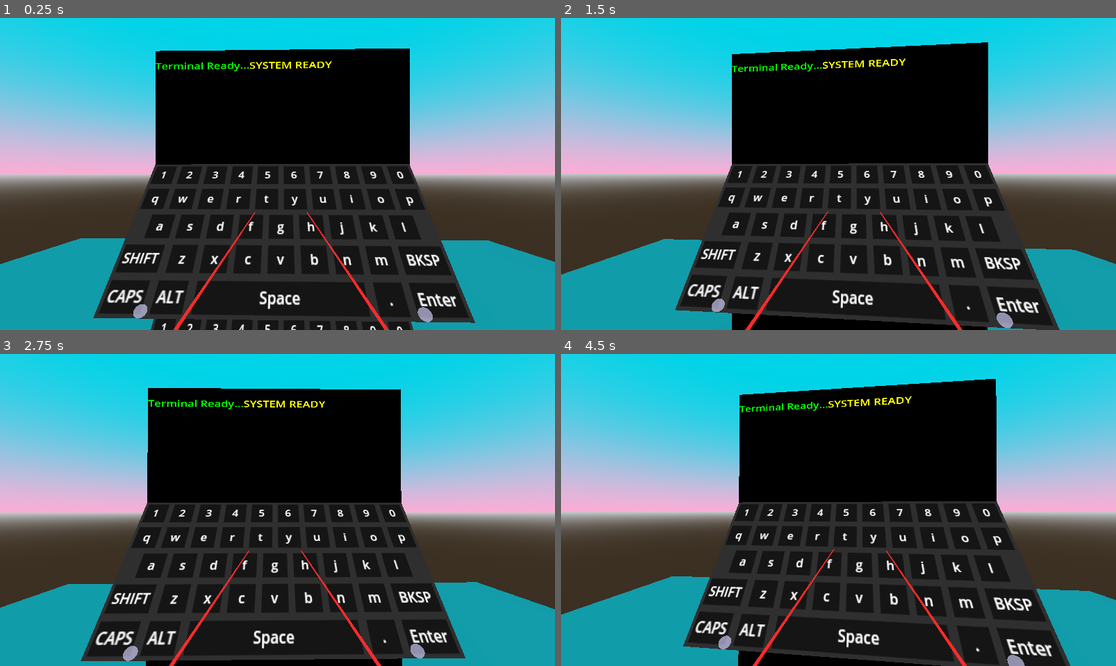
Above: before the commit, frames 1-4 (two rows, left to right).
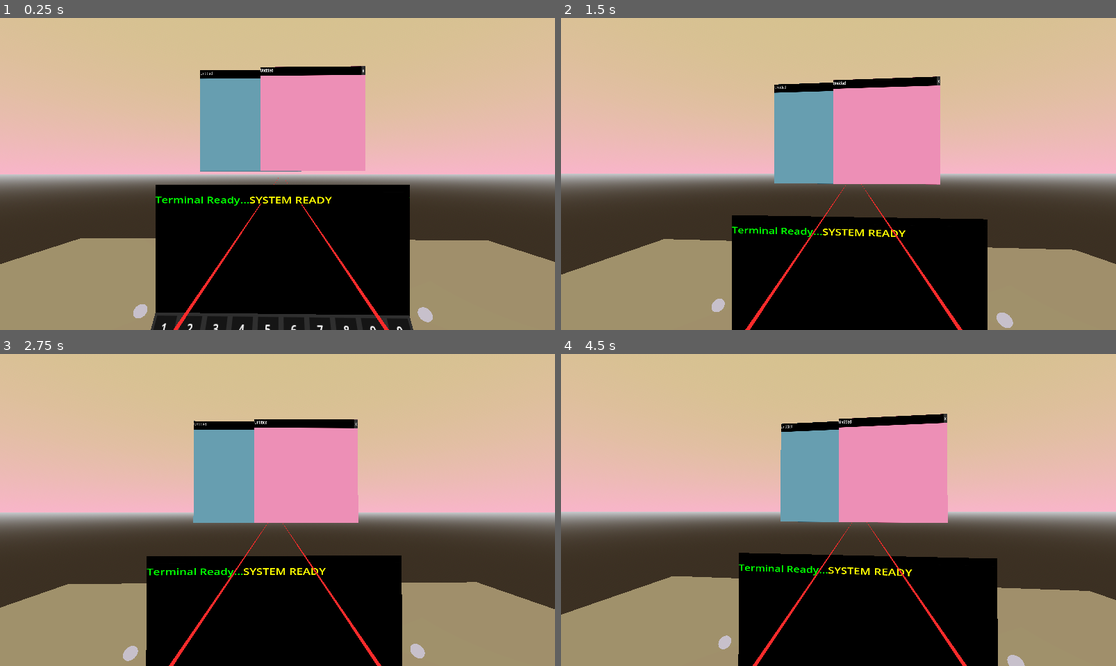
Above: after the commit, the same moments.

Repository: uwrealitylabs/standalone-launcher
Game: Godot game, scene res://project/main/root.tscn
The game is run twice, just before and just after one commit, with the same random seed, the same clock (stepped at 60 frames per second) and the same inputs.
Inputs (mouse positions are in pixels of both pictures, inside the frame that each line leads up to):
- Up to frame 1 (0.25 s): no input
- Up to frame 2 (1.5 s): tap Enter (ui_accept) at 0.5, 0.77, 1.07, 1.25 s; move the mouse to (866, 174) at 0.52 s; hold Up (ui_up) from 0.53 s (still down); tap 1 at 0.6 s; click (866, 174) at 0.67 s; move the mouse to (810, 174) at 1.27 s; tap 2 at 1.35 s
- Up to frame 3 (2.75 s): keep holding Up (ui_up); tap Enter (ui_accept) at 1.52, 1.82, 2 s; move the mouse to (288, 503) at 2.02 s; tap 3 at 2.1 s
- Up to frame 4 (4.5 s): keep holding Up (ui_up); tap Enter (ui_accept) at 2.75, 3.02, 3.32, 3.5, 3.77, 4.07, 4.25 s; move the mouse to (832, 516) at 2.77 s; tap 4 at 2.85 s; click (832, 516) at 2.92 s; move the mouse to (877, 513) at 3.52 s; tap 5 at 3.6 s; move the mouse to (794, 506) at 4.27 s; tap 6 at 4.35 s

The runs differ from the first frame. In frame 1, 72% of the frame differs, in the area x 0-100%, y 0-100%; in frame 2, 72%; in frame 3, 73%; in frame 4, 73%.

Commit message:
raycast pointer interaction + async function for terminal commands + window z-ordering on mock windows

Diff:
--- a/project/main/root.tscn
+++ b/project/main/root.tscn
@@ -7,10 +7,12 @@
 [ext_resource type="PackedScene" uid="uid://pjen65ktutsy" path="res://project/shell/command_line.tscn" id="3_ticcp"]
 [ext_resource type="PackedScene" uid="uid://c2vufctclqcr3" path="res://project/main/environment.tscn" id="4_5l8kh"]
 [ext_resource type="PackedScene" uid="uid://cqhw276realc" path="res://addons/godot-xr-tools/functions/function_pointer.tscn" id="4_41lny"]
+[ext_resource type="Script" uid="uid://cnfbvbavwf6q2" path="res://project/windowing/window_manager.gd" id="8_6miyk"]
+[ext_resource type="PackedScene" uid="uid://eposco7r4gm8" path="res://project/windowing/window.tscn" id="9_07eh6"]
 
 [sub_resource type="ProceduralSkyMaterial" id="ProceduralSkyMaterial_l8v81"]
-sky_top_color = Color(3.272891e-06, 0.71454203, 0.82493913, 1)
-sky_horizon_color = Color(0.9679766, 0.5361268, 0.72009045, 1)
+sky_top_color = Color(0.7164733, 0.6269366, 0.43380052, 1)
+sky_horizon_color = Color(0.94093066, 0.5708659, 0.65777236, 1)
 ground_horizon_color = Color(0.66224277, 0.6717428, 0.6867428, 1)
 
 [sub_resource type="Sky" id="Sky_vyht1"]
@@ -128,9 +130,6 @@
 [node name="PlayerBody" parent="XROrigin3D" index="3"]
 collision_layer = 524289
 
-[node name="commandLine" parent="XROrigin3D" instance=ExtResource("3_ticcp")]
-transform = Transform3D(1, 0, 0, 0, 1, 0, 0, 0, 1, 0, 0, -0.6)
-
 [node name="StartXR" parent="." instance=ExtResource("3_l66go")]
 
 [node name="Environment" parent="." instance=ExtResource("4_5l8kh")]
@@ -139,6 +138,10 @@
 [node name="commandLine" parent="." instance=ExtResource("3_ticcp")]
 transform = Transform3D(1, 0, 0, 0, 1, 0, 0, 0, 1, 0, 0.2872815, -0.6)
 
+[node name="WindowManager" type="Node3D" parent="."]
+script = ExtResource("8_6miyk")
+window_scene = ExtResource("9_07eh6")
+
 [editable path="XROrigin3D"]
 [editable path="XROrigin3D/XRController3D_left/LeftHand"]
 [editable path="XROrigin3D/XRController3D_left/LeftHand/Hand_Nails_low_L"]
--- /dev/null
+++ b/project/shell/async_command.gd
@@ -0,0 +1,56 @@
+class_name AsyncCommand
+extends RefCounted
+
+## Runs a shell command without freezing the scene.
+## Returns a Dictionary with "output" (String) and "exit_code" (int).
+
+static func run(working_dir: String, command: String) -> Dictionary:
+	# build a temp batch file that runs the command and saves output
+	var timestamp = str(Time.get_ticks_msec())
+	var batch_path = OS.get_user_data_dir() + "/cmd_" + timestamp + ".bat"
+	var output_path = OS.get_user_data_dir() + "/out_" + timestamp + ".txt"
+	var exit_path = OS.get_user_data_dir() + "/exit_" + timestamp + ".txt"
+
+	# write the batch file
+	var batch_content = "@echo off\n"
+	batch_content += "cd /d \"" + working_dir + "\"\n"
+	batch_content += command + " > \"" + output_path + "\" 2>&1\n"
+	batch_content += "echo %ERRORLEVEL% > \"" + exit_path + "\"\n"
+
+	var batch_file = FileAccess.open(batch_path, FileAccess.WRITE)
+	batch_file.store_string(batch_content)
+	batch_file.close()
+
+	# run the batch file without blocking
+	OS.create_process("cmd.exe", ["/c", batch_path])
+
+	# wait for the exit code file to appear (means command is done)
+	while not FileAccess.file_exists(exit_path):
+		await Engine.get_main_loop().process_frame
+
+	# small extra wait to make sure file writing is complete
+	for i in 3:
+		await Engine.get_main_loop().process_frame
+
+	# read the output
+	var output = ""
+	if FileAccess.file_exists(output_path):
+		var out_file = FileAccess.open(output_path, FileAccess.READ)
+		output = out_file.get_as_text()
+		out_file.close()
+
+	# read the exit code
+	var exit_code = -1
+	if FileAccess.file_exists(exit_path):
+		var exit_file = FileAccess.open(exit_path, FileAccess.READ)
+		var exit_text = exit_file.get_as_text().strip_edges()
+		exit_file.close()
+		if exit_text.is_valid_int():
+			exit_code = int(exit_text)
+
+	# clean up temp files
+	DirAccess.remove_absolute(batch_path)
+	DirAccess.remove_absolute(output_path)
+	DirAccess.remove_absolute(exit_path)
+
+	return { "output": output, "exit_code": exit_code }
--- a/project/shell/terminal_ui.gd
+++ b/project/shell/terminal_ui.gd
@@ -1,18 +1,25 @@
 class_name TerminalUi
 extends Control
+
+@warning_ignore("shadowed_global_identifier")
+const AsyncCommand = preload("res://project/shell/async_command.gd")
 
 @onready var input_line: LineEdit = $VBoxContainer/InputLine
 @onready var output_display: RichTextLabel = $VBoxContainer/OutputDisplay
 
 var current_dir: String = OS.get_executable_path().get_base_dir()
+var is_running: bool = false
+
 
 func _ready():
 	stdout("[color=yellow]SYSTEM READY[/color]")
 	input_line.text_submitted.connect(_on_submit)
 
+
 func _process(_delta):
 	if output_display.size.y < 10:
 		output_display.custom_minimum_size.y = 200
+
 
 ## Handles key input into the terminal
 func key_input(input: InputEventKey) -> void:
@@ -33,16 +40,25 @@
 			if c != "":
 				input_line.insert_text_at_caret(c)
 
+
 func stdout(text: String):
 	output_display.append_text(text + "\n")
 	output_display.scroll_to_line(output_display.get_line_count())
 
+
 func _on_submit(cmd: String) -> void:
-	if cmd == "": return
+	if cmd == "":
+		return
+
+	# prevent running multiple commands at once
+	if is_running:
+		stdout("[color=yellow]Command still running, please wait...[/color]")
+		return
 
 	stdout("[color=gray]> " + cmd + "[/color]")
+	input_line.text = ""
 
-	# Built-in commands
+	# built-in commands
 	if cmd.begins_with("cd "):
 		var new_dir = cmd.substr(3).strip_edges()
 		if DirAccess.dir_exists_absolute(new_dir):
@@ -56,12 +72,21 @@
 		output_display.clear()
 		return
 
-	# Run command
-	var out = []
-	var full_cmd = "cd /d \"" + current_dir + "\" && " + cmd
-	var exit_code = OS.execute("cmd.exe", ["/c", full_cmd], out, true, true)  # TODO: Needs to be OS agnostic
+	# run command asynchronously (no freeze)
+	is_running = true
+	stdout("[color=yellow]Running...[/color]")
 
-	if out.size() > 0 and out[0].strip_edges() != "":
-		stdout(out[0])
+	var result = await AsyncCommand.run(current_dir, cmd)
+
+	is_running = false
+
+	if result.output.strip_edges() != "":
+		if result.exit_code == 0:
+			stdout(result.output.strip_edges())
+		else:
+			stdout("[color=red]" + result.output.strip_edges() + "[/color]")
 	else:
-		stdout("[color=red]No output. Exit code: " + str(exit_code) + "[/color]")
+		if result.exit_code == 0:
+			stdout("[color=green]Done (exit code 0)[/color]")
+		else:
+			stdout("[color=red]No output. Exit code: " + str(result.exit_code) + "[/color]")
--- a/project/windowing/window.gd
+++ b/project/windowing/window.gd
@@ -4,35 +4,73 @@
 @onready var mesh: MeshInstance3D = $MeshInstance3D
 @onready var content_container: Control = $SubViewport/VBoxContainer/ContentContainer
 @onready var close_button: Button = $SubViewport/VBoxContainer/HBoxContainer/CloseButton
+@onready var static_body: StaticBody3D = $StaticBody3D
 
 signal on_closed()
+signal on_focused(win: StandaloneWindow)
 
-# Called when the node enters the scene tree for the first time.
+## This window's depth order (higher = more in front)
+var z_order: int = 0
+
+## The depth offset per z-order level (in meters)
+const Z_STEP: float = 0.05
+
+## Base position before z-order offset is applied
+var base_position: Vector3 = Vector3.ZERO
+
+
 func _ready() -> void:
-	# Create a material that will display SubViewport content
-	var mat :=  StandardMaterial3D.new()
+	# This stores original position
+	base_position = position
+
+	# create a material that will display SubViewport content
+	var mat := StandardMaterial3D.new()
 	mat.albedo_texture = viewport.get_texture()
 	mat.shading_mode = BaseMaterial3D.SHADING_MODE_UNSHADED
 	mesh.material_override = mat
+
 	close_button.text = "x"
 	close_button.pressed.connect(close)
+
 
 func set_content(content: Control) -> void:
 	_clear_content()
 	content_container.add_child(content)
 
-# This isn't really used right now, but in the future when we need to display more complex
-# applications on the window, it will prolly be a PackedScene
+
 func set_content_scene(content_scene: PackedScene) -> void:
 	_clear_content()
 	var content = content_scene.instantiate()
 	content_container.add_child(content)
 
+
 func _clear_content() -> void:
 	for child in content_container.get_children():
 		child.queue_free()
 
-# The window's self-cleaning function that destroys window content
+
+## Call this to tell the window manager to bring this window to front
+func focus() -> void:
+	on_focused.emit(self)
+
+
+## Updates the window's position based on its z-order
+func apply_z_order() -> void:
+	# move the window forward (toward the user) based on z_order
+	position = base_position + Vector3(0, 0, z_order * Z_STEP)
+
+## Visual feedback when the current window becomes the focused window
+func set_focused_visual(is_focused: bool) -> void:
+	var mat = mesh.material_override as StandardMaterial3D
+	if not mat:
+		return
+##67 :)
+	if is_focused:
+		mat.albedo_color = Color(1.0, 1.0, 1.0, 1.0)
+	else:
+		mat.albedo_color = Color(0.6, 0.6, 0.6, 1.0)
+
+## Self-cleaning function that destroys window content
 func close() -> void:
 	_clear_content()
 	on_closed.emit()
--- a/project/windowing/window.tscn
+++ b/project/windowing/window.tscn
@@ -1,6 +1,7 @@
-[gd_scene load_steps=5 format=3 uid="uid://eposco7r4gm8"]
+[gd_scene load_steps=7 format=3 uid="uid://eposco7r4gm8"]
 
 [ext_resource type="Script" uid="uid://ccfrhlog00wu1" path="res://project/windowing/window.gd" id="1_idmct"]
+[ext_resource type="Script" uid="uid://desfgli6q56cd" path="res://project/windowing/window_body.gd" id="2_q053q"]
 
 [sub_resource type="StyleBoxFlat" id="StyleBoxFlat_jf55e"]
 bg_color = Color(0, 0, 0, 1)
@@ -8,6 +9,9 @@
 [sub_resource type="StandardMaterial3D" id="StandardMaterial3D_pyh71"]
 
 [sub_resource type="QuadMesh" id="QuadMesh_pyh71"]
+
+[sub_resource type="BoxShape3D" id="BoxShape3D_jf55e"]
+size = Vector3(1, 1, 0.2)
 
 [node name="Window" type="Node3D"]
 script = ExtResource("1_idmct")
@@ -50,3 +54,10 @@
 material_override = SubResource("StandardMaterial3D_pyh71")
 mesh = SubResource("QuadMesh_pyh71")
 skeleton = NodePath("../SubViewport")
+
+[node name="StaticBody3D" type="StaticBody3D" parent="."]
+collision_layer = 5242881
+script = ExtResource("2_q053q")
+
+[node name="CollisionShape3D" type="CollisionShape3D" parent="StaticBody3D"]
+shape = SubResource("BoxShape3D_jf55e")
--- /dev/null
+++ b/project/windowing/window_body.gd
@@ -0,0 +1,14 @@
+extends XRToolsInteractableBody
+
+## Detects pointer interaction and focuses the parent window
+
+func _ready():
+	pointer_event.connect(_on_pointer_event)
+
+
+func _on_pointer_event(event: XRToolsPointerEvent) -> void:
+	# detect a press event (finger tap or trigger click)
+	if event.event_type == XRToolsPointerEvent.Type.PRESSED:
+		var window = get_parent() as StandaloneWindow
+		if window:
+			window.focus()
--- a/project/windowing/window_manager.gd
+++ b/project/windowing/window_manager.gd
@@ -1,41 +1,128 @@
 extends Node3D
+
 # Window creator and manager system
 # Instantiates new window using window.tscn template and stores it in an array
+# Manages z-ordering so focused windows appear in front
 
 @export var window_scene: PackedScene
+
 var windows_list: Array[Node3D] = []
+
 
 func create_window(pos: Vector3 = Vector3.ZERO) -> Node3D:
 	var win: StandaloneWindow = window_scene.instantiate()
 	win.position = pos
 	add_child(win)
 	windows_list.append(win)
+
+	# connect signals
 	win.on_closed.connect(func(): _on_window_closed(win))
+	win.on_focused.connect(_on_window_focused)
+
+	# new window gets top z-order
+	bring_to_front(win)
+
 	return win
+
 
 func destroy_window(win: Node3D) -> void:
 	if win in windows_list:
 		win.close()
 
-# Remove window from window manager list
+
+## Bring a specific window to the front of the stack
+func bring_to_front(win: Node3D) -> void:
+	if win not in windows_list:
+		return
+
+	# move this window to the end of the list
+	windows_list.erase(win)
+	windows_list.append(win)
+
+	# reassign z-order values based on list position
+	_recalculate_z_order()
+
+
+## Send a specific window to the back of the stack
+func send_to_back(win: Node3D) -> void:
+	if win not in windows_list:
+		return
+
+	# move this window to the beginning of the list
+	windows_list.erase(win)
+	windows_list.insert(0, win)
+
+	# reassign z-order values based on list position
+	_recalculate_z_order()
+
+
+## Move a window one level forward in the stack
+func move_forward(win: Node3D) -> void:
+	if win not in windows_list:
+		return
+
+	var index = windows_list.find(win)
+	if index < windows_list.size() - 1:
+		# swap with the window above it
+		var other = windows_list[index + 1]
+		windows_list[index] = other
+		windows_list[index + 1] = win
+		_recalculate_z_order()
+
+
+## Move a window one level backward in the stack
+func move_backward(win: Node3D) -> void:
+	if win not in windows_list:
+		return
+
+	var index = windows_list.find(win)
+	if index > 0:
+		# swap with the window below it
+		var other = windows_list[index - 1]
+		windows_list[index] = other
+		windows_list[index - 1] = win
+		_recalculate_z_order()
+
+
+## Get the currently focused (frontmost) window
+func get_focused_window() -> Node3D:
+	if windows_list.size() > 0:
+		return windows_list[windows_list.size() - 1]
+	return null
+
+
+## Recalculate z-order for all windows based on their position in the list
+func _recalculate_z_order() -> void:
+	var top_index = windows_list.size() - 1
+	for i in windows_list.size():
+		var win = windows_list[i] as StandaloneWindow
+		if is_instance_valid(win):
+			win.z_order = i
+			win.apply_z_order()
+			win.set_focused_visual(i == top_index)
+
+
+# Remove window from window manager list and recalculate z-order
 func _on_window_closed(win: Node3D) -> void:
 	print("removed from window list")
 	windows_list.erase(win)
+	_recalculate_z_order()
+
+
+# Handle window focus request
+func _on_window_focused(win: StandaloneWindow) -> void:
+	bring_to_front(win)
+
 
 func _ready() -> void:
-	# Create test windows, delete in future
-	var win1 = create_window(Vector3(-1.2, 0.5, 0))
+	var win1 = create_window(Vector3(-0.3, 1.5, -2.0))
 	var rect1 = ColorRect.new()
 	rect1.color = Color.SKY_BLUE
 	rect1.set_anchors_preset(Control.PRESET_FULL_RECT)
 	win1.set_content(rect1)
 
-	var win2 = create_window(Vector3(1.2, 0.5, 0))
+	var win2 = create_window(Vector3(0.3, 1.5, -2.0))
 	var rect2 = ColorRect.new()
 	rect2.color = Color.PALE_VIOLET_RED
 	rect2.set_anchors_preset(Control.PRESET_FULL_RECT)
 	win2.set_content(rect2)
-
-	# Manually testing the close function
-	await get_tree().create_timer(3.0).timeout
-	win2.close()
Not shown: 1 places in project/main/root.tscn that only renumber resources
Not shown, added: project/shell/async_command.gd.uid
Not shown, added: project/windowing/window_body.gd.uid
